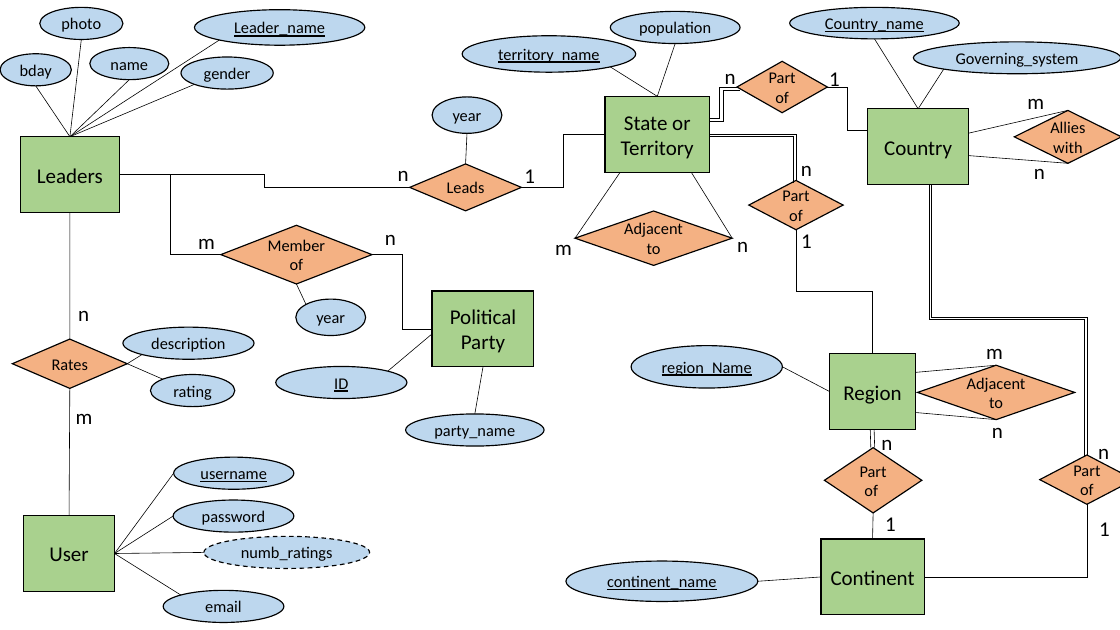
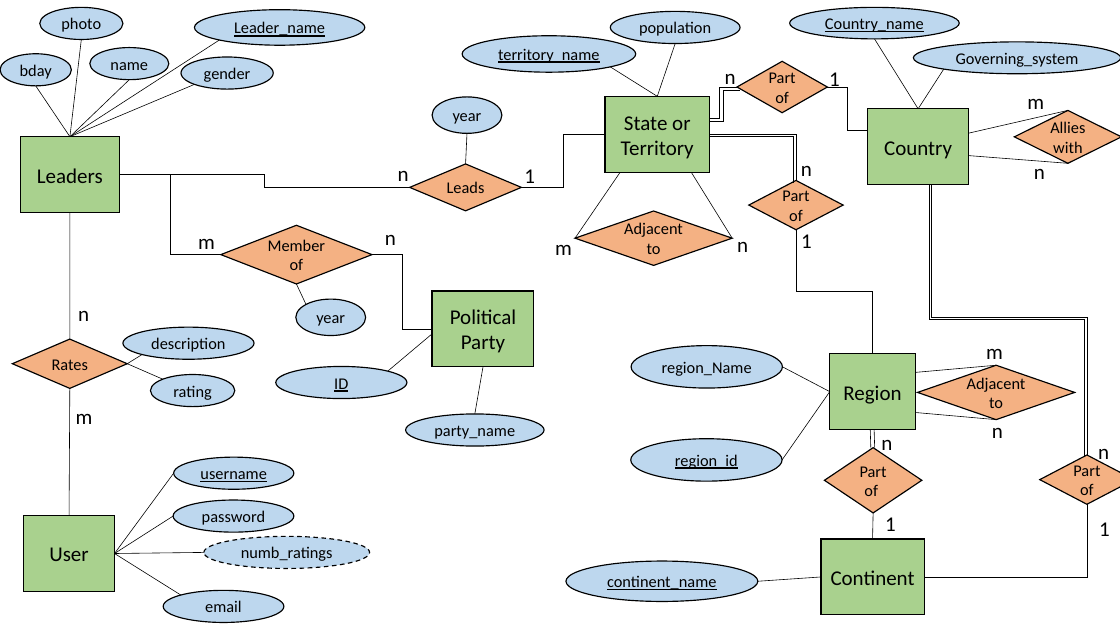
Before and after one commit to csse333rateMyWorldLeader/documentation, a slide deck: slide 1 of ERdiagram.pptx. Drawn at 1120x630 pixels with LibreOffice and Linux fonts; fonts in the diff are those of the drawing. Boxes give left, top, right and bottom in pixels: in the first picture for what was removed or moved away, otherwise in the second. Text is boxed around its words. In the diff, an @@ line names an element or a change of style, - is before the commit and + after.

Commit message:
updated ER

```diff
--- a/ERdiagram.pptx
+++ b/ERdiagram.pptx
@@ ellipse "region_Name" at [631, 345, 782, 387]: underline off @@
@@ line added from (782, 460) to (830, 392), #000000 0.5 pt @@
@@ ellipse added at [631, 439, 782, 481], fill #BDD7EE, outline #000000 1 pt, 14 pt, text #000000, underline @@
+region_id
```
